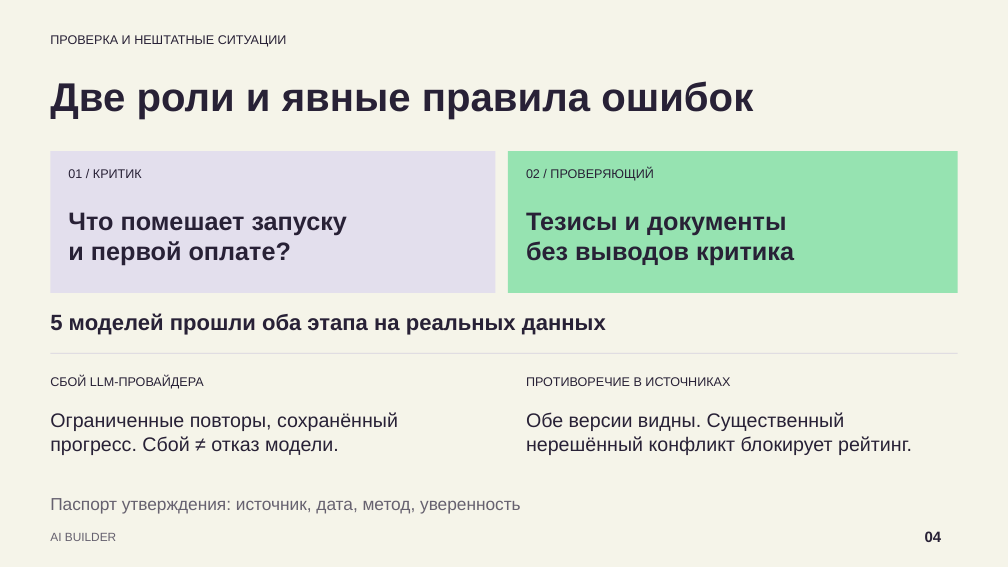
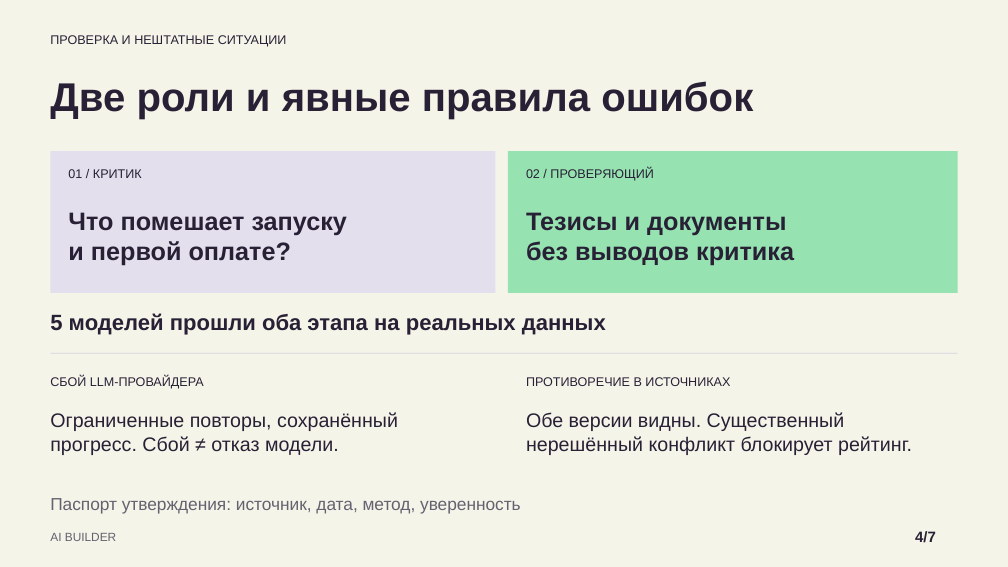
Before and after one commit to bcmle/test_ai_builder, a slide deck: slide 4 of presentation/AI-Builder-CEO.pptx. Drawn at 1008x567 pixels with LibreOffice and Linux fonts; fonts in the diff are those of the drawing. Boxes give left, top, right and bottom in pixels: in the first picture for what was removed or moved away, otherwise in the second. Text is boxed around its words. In the diff, an @@ line names an element or a change of style, - is before the commit and + after.

```diff
--- a/presentation/AI-Builder-CEO.pptx
+++ b/presentation/AI-Builder-CEO.pptx
@@ text at (915, 531, 936, 543): text changed @@
-04
+4/7
```
Also in this commit, not shown: 6 other slides changed, 8 other files.
